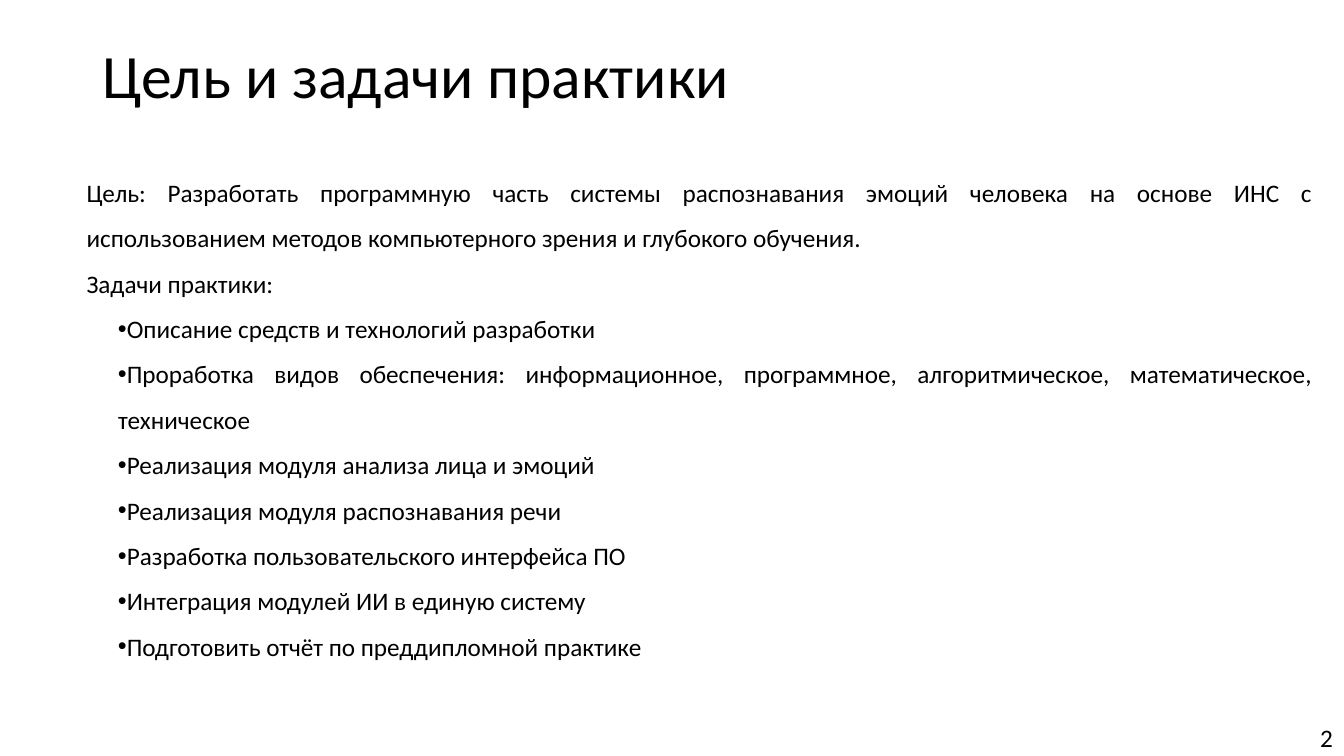
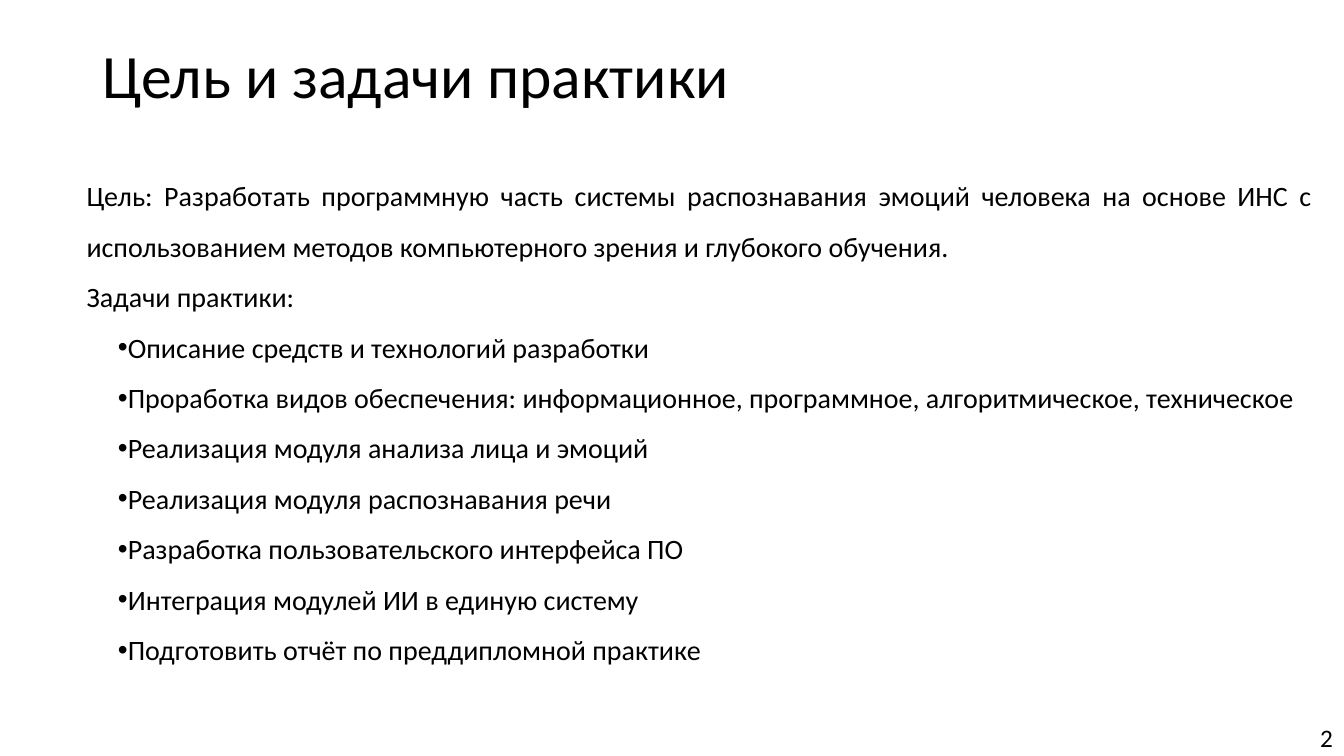
Before and after one commit to Hetsunya/diplom, a slide deck: slide 2 of вкр/практика/презентация по_преддипломной_практике_Демьянцев_Виталий_Владиславович_606_22.pptx. Drawn at 1344x756 pixels with LibreOffice and Linux fonts; fonts in the diff are those of the drawing. Boxes give left, top, right and bottom in pixels: in the first picture for what was removed or moved away, otherwise in the second. Text is boxed around its words. In the diff, an @@ line names an element or a change of style, - is before the commit and + after.

```diff
--- a/вкр/практика/презентация по_преддипломной_практике_Демьянцев_Виталий_Владиславович_606_22.pptx
+++ b/вкр/практика/презентация по_преддипломной_практике_Демьянцев_Виталий_Владиславович_606_22.pptx
@@ text at [87,187,1311,665]: size 18 to 20 pt in "Цель: Разработать программную часть системы распознавания эм ...", "Задачи практики:", "Описание средств и технологий разработки", "Реализация модуля анализа лица и эмоций" and 4 more places @@
@@ text at [128,389,1293,413]: text changed; size 18 to 20 pt @@
-• Проработка видов обеспечения: информационное, программное, алгоритмическое, математическое, техническое
+• Проработка видов обеспечения: информационное, программное, алгоритмическое, техническое
```
Also in this commit, not shown: 5 other slides changed, 3 other files.
